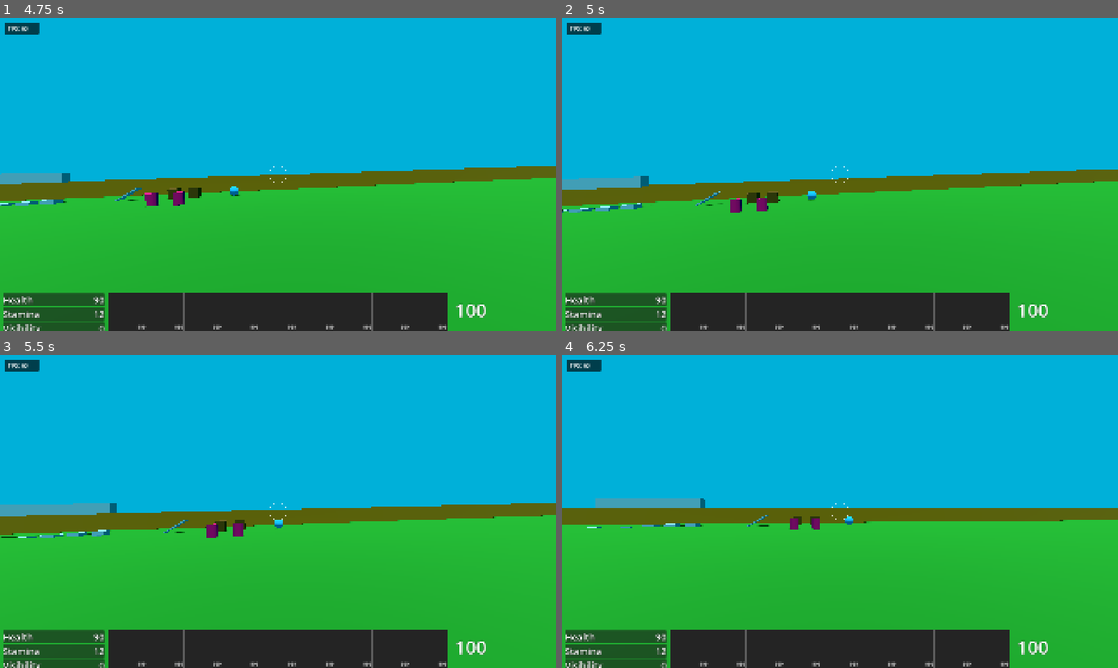
Above: before the commit, frames 1-4 (two rows, left to right).
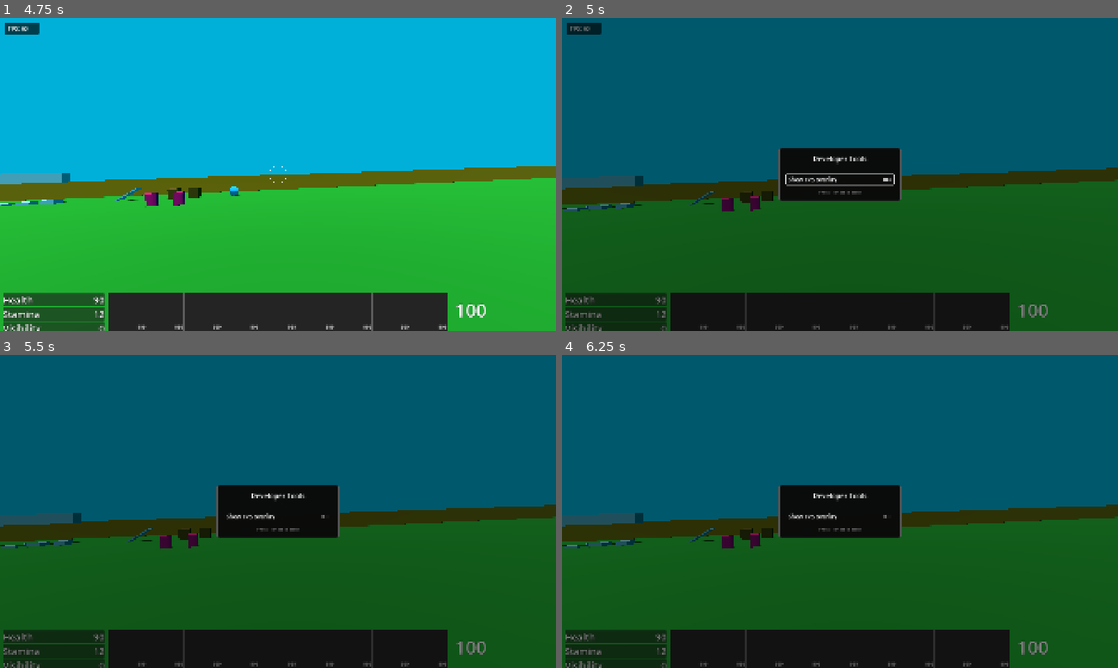
Above: after the commit, the same moments.

Repository: janisl/rpg-core
Game: Godot game, scene res://levels/test.tscn
The game is run twice, just before and just after one commit, with the same random seed, the same clock (stepped at 60 frames per second) and the same inputs.
Inputs (mouse positions are in pixels of both pictures, inside the frame that each line leads up to):
- Up to frame 1 (4.75 s): tap Enter at 0.5 s; move the mouse to (305, 174) at 0.52 s; hold Shift (crouch) 0.53-1.28 s; hold W (forward) 0.53-4.28 s; tap Space (jump) at 0.77, 1.52, 3.02, 3.77, 4.52 s; move the mouse to (250, 174) at 1.27 s; tap T (cycle_ammo) at 1.35 s; move the mouse to (289, 168) at 2.02 s; hold E (interact) 2.03-2.78 s; move the mouse to (272, 180) at 2.77 s; click (272, 180) at 2.85 s; move the mouse to (316, 177) at 3.52 s; hold Ctrl (sprint) 3.53-4.28 s; tap P (pause) at 4.15 s; move the mouse to (111, 127) at 4.27 s; hold A (left) from 4.28 s (still down); tap Z (test) at 4.35 s
- Up to frame 2 (5 s): keep holding A (left); tap ` (dev_console, bound only after the commit) at 4.9 s
- Up to frame 3 (5.5 s): release A (left) at 5 s; click (278, 517) at 5 s, where only the run after the commit has a clickable "Show FPS overlay"
- Up to frame 4 (6.25 s): move the mouse to (867, 511) at 5.77 s; hold S (backward) from 5.78 s (still down); tap 1 at 5.85 s

Frame 1 is identical in both runs. In frame 2, 93% of the frame differs, in the area x 0-100%, y 0-100%; in frame 3, 93%; in frame 4, 93%.
Error before the commit: Out of bounds get index '0' (on base: 'Array[ItemStack]') (res://systems/weapon_manager.gd:41)

Commit message:
Development control panel.

Diff:
--- a/project.godot
+++ b/project.godot
@@ -109,6 +109,11 @@
 "events": [Object(InputEventKey,"resource_local_to_scene":false,"resource_name":"","device":-1,"window_id":0,"alt_press …(192 unchanged characters)…
 ]
 }
+dev_console={
+"deadzone": 0.2,
+"events": [Object(InputEventKey,"resource_local_to_scene":false,"resource_name":"","device":-1,"window_id":0,"alt_pressed":false,"shift_pressed":false,"ctrl_pressed":false,"meta_pressed":false,"pressed":false,"keycode":0,"physical_keycode":96,"key_label":0,"unicode":96,"location":0,"echo":false,"script":null)
+]
+}
 test={
 "deadzone": 0.2,
 "events": [Object(InputEventKey,"resource_local_to_scene":false,"resource_name":"","device":-1,"window_id":0,"alt_press …(192 unchanged characters)…
--- a/systems/dev_tools/dev_tools.gd
+++ b/systems/dev_tools/dev_tools.gd
@@ -1,3 +1,13 @@
 extends Node
 
 @onready var debug_line: Node = $DebugLine
+@onready var developer_overlay: CanvasLayer = $DeveloperOverlay
+@onready var developer_console: CanvasLayer = $DeveloperConsole
+
+
+func _ready() -> void:
+	developer_console.developer_overlay_visibility_changed.connect(_on_developer_overlay_visibility_changed)
+
+
+func _on_developer_overlay_visibility_changed(is_visible: bool) -> void:
+	developer_overlay.visible = is_visible
--- a/systems/dev_tools/dev_tools.tscn
+++ b/systems/dev_tools/dev_tools.tscn
@@ -3,6 +3,7 @@
 [ext_resource type="Script" uid="uid://bvaj87ob7hpq6" path="res://systems/dev_tools/dev_tools.gd" id="1_qi31n"]
 [ext_resource type="Script" uid="uid://dnuvf830j1lrn" path="res://systems/dev_tools/debug_line.gd" id="2_aoadl"]
 [ext_resource type="PackedScene" path="res://systems/dev_tools/developer_overlay.tscn" id="3_overlay"]
+[ext_resource type="PackedScene" path="res://systems/dev_tools/developer_console.tscn" id="4_console"]
 
 [node name="DevTools" type="Node" unique_id=1985555156]
 script = ExtResource("1_qi31n")
@@ -11,3 +12,5 @@
 script = ExtResource("2_aoadl")
 
 [node name="DeveloperOverlay" parent="." instance=ExtResource("3_overlay")]
+
+[node name="DeveloperConsole" parent="." instance=ExtResource("4_console")]
--- /dev/null
+++ b/systems/dev_tools/developer_console.gd
@@ -0,0 +1,42 @@
+extends CanvasLayer
+
+signal developer_overlay_visibility_changed(is_visible: bool)
+
+@onready var overlay_check_button: CheckButton = $InputBlocker/CenterContainer/PanelContainer/VBoxContainer/OverlayCheckButton
+
+var _previous_mouse_mode: Input.MouseMode
+var _was_paused_before_open := false
+
+
+func _ready() -> void:
+	overlay_check_button.toggled.connect(_on_overlay_check_button_toggled)
+
+
+func _input(event: InputEvent) -> void:
+	if event.is_action_pressed("dev_console"):
+		_set_console_visible(not visible)
+		get_viewport().set_input_as_handled()
+	elif visible and event.is_action_pressed("ui_cancel"):
+		_set_console_visible(false)
+		get_viewport().set_input_as_handled()
+
+
+func _set_console_visible(should_show: bool) -> void:
+	if visible == should_show:
+		return
+
+	visible = should_show
+	if visible:
+		_previous_mouse_mode = Input.mouse_mode
+		_was_paused_before_open = get_tree().paused
+		Input.mouse_mode = Input.MOUSE_MODE_VISIBLE
+		get_tree().paused = true
+		overlay_check_button.grab_focus()
+	else:
+		overlay_check_button.release_focus()
+		Input.mouse_mode = _previous_mouse_mode
+		get_tree().paused = _was_paused_before_open
+
+
+func _on_overlay_check_button_toggled(is_visible: bool) -> void:
+	developer_overlay_visibility_changed.emit(is_visible)
--- /dev/null
+++ b/systems/dev_tools/developer_console.tscn
@@ -0,0 +1,83 @@
+[gd_scene load_steps=3 format=3]
+
+[ext_resource type="Script" path="res://systems/dev_tools/developer_console.gd" id="1_console"]
+
+[sub_resource type="StyleBoxFlat" id="StyleBoxFlat_console"]
+content_margin_left = 24.0
+content_margin_top = 20.0
+content_margin_right = 24.0
+content_margin_bottom = 20.0
+bg_color = Color(0.04, 0.04, 0.04, 0.98)
+border_width_left = 1
+border_width_top = 1
+border_width_right = 1
+border_width_bottom = 1
+border_color = Color(0.35, 0.35, 0.35, 1)
+corner_radius_top_left = 6
+corner_radius_top_right = 6
+corner_radius_bottom_right = 6
+corner_radius_bottom_left = 6
+
+[node name="DeveloperConsole" type="CanvasLayer"]
+process_mode = 3
+layer = 11
+visible = false
+script = ExtResource("1_console")
+
+[node name="InputBlocker" type="Control" parent="."]
+layout_mode = 3
+anchors_preset = 15
+anchor_right = 1.0
+anchor_bottom = 1.0
+grow_horizontal = 2
+grow_vertical = 2
+
+[node name="Background" type="ColorRect" parent="InputBlocker"]
+layout_mode = 1
+anchors_preset = 15
+anchor_right = 1.0
+anchor_bottom = 1.0
+grow_horizontal = 2
+grow_vertical = 2
+mouse_filter = 2
+color = Color(0, 0, 0, 0.5)
+
+[node name="CenterContainer" type="CenterContainer" parent="InputBlocker"]
+layout_mode = 1
+anchors_preset = 15
+anchor_right = 1.0
+anchor_bottom = 1.0
+grow_horizontal = 2
+grow_vertical = 2
+mouse_filter = 2
+
+[node name="PanelContainer" type="PanelContainer" parent="InputBlocker/CenterContainer"]
+custom_minimum_size = Vector2(420, 0)
+layout_mode = 2
+theme_override_styles/panel = SubResource("StyleBoxFlat_console")
+
+[node name="VBoxContainer" type="VBoxContainer" parent="InputBlocker/CenterContainer/PanelContainer"]
+layout_mode = 2
+theme_override_constants/separation = 16
+
+[node name="TitleLabel" type="Label" parent="InputBlocker/CenterContainer/PanelContainer/VBoxContainer"]
+layout_mode = 2
+theme_override_font_sizes/font_size = 24
+text = "Developer Tools"
+horizontal_alignment = 1
+
+[node name="Separator" type="HSeparator" parent="InputBlocker/CenterContainer/PanelContainer/VBoxContainer"]
+layout_mode = 2
+
+[node name="OverlayCheckButton" type="CheckButton" parent="InputBlocker/CenterContainer/PanelContainer/VBoxContainer"]
+layout_mode = 2
+theme_override_font_sizes/font_size = 20
+button_pressed = true
+text = "Show FPS overlay"
+
+[node name="CloseHint" type="Label" parent="InputBlocker/CenterContainer/PanelContainer/VBoxContainer"]
+layout_mode = 2
+theme_override_colors/font_color = Color(0.6, 0.6, 0.6, 1)
+theme_override_font_sizes/font_size = 14
+text = "Press ~ or Esc to close"
+horizontal_alignment = 1
Not shown, added: systems/dev_tools/developer_console.gd.uid
